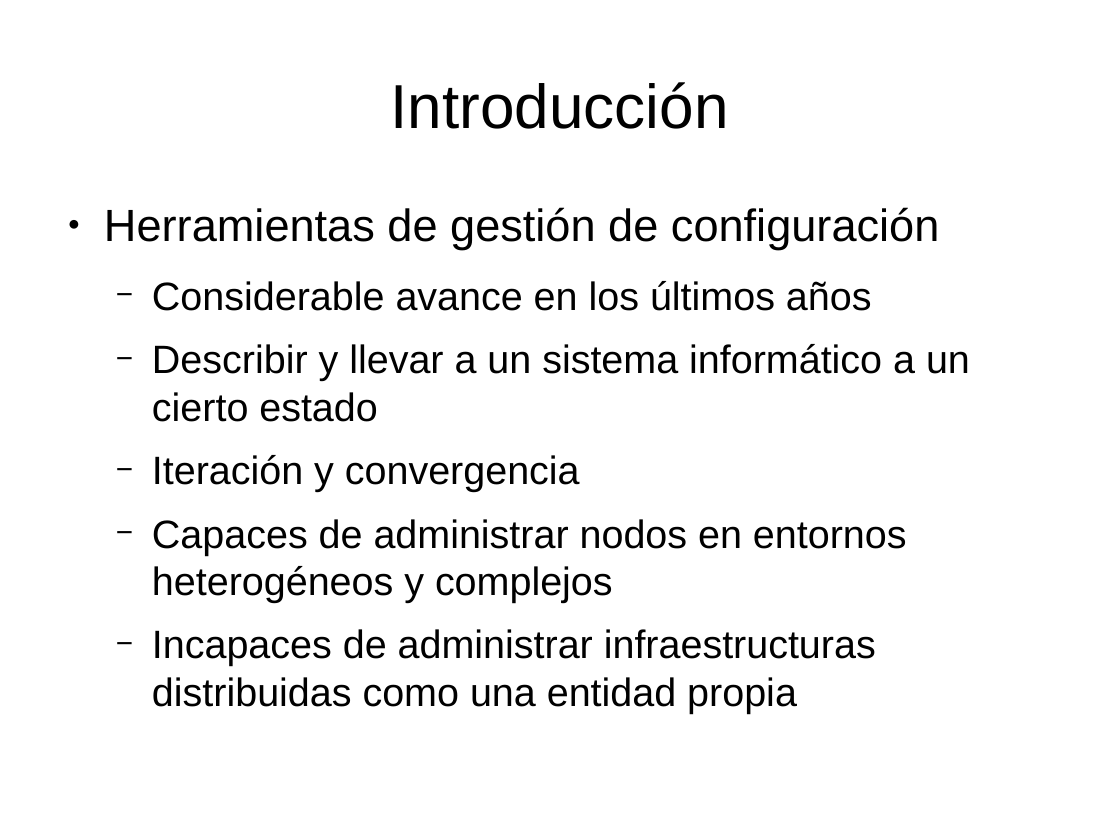
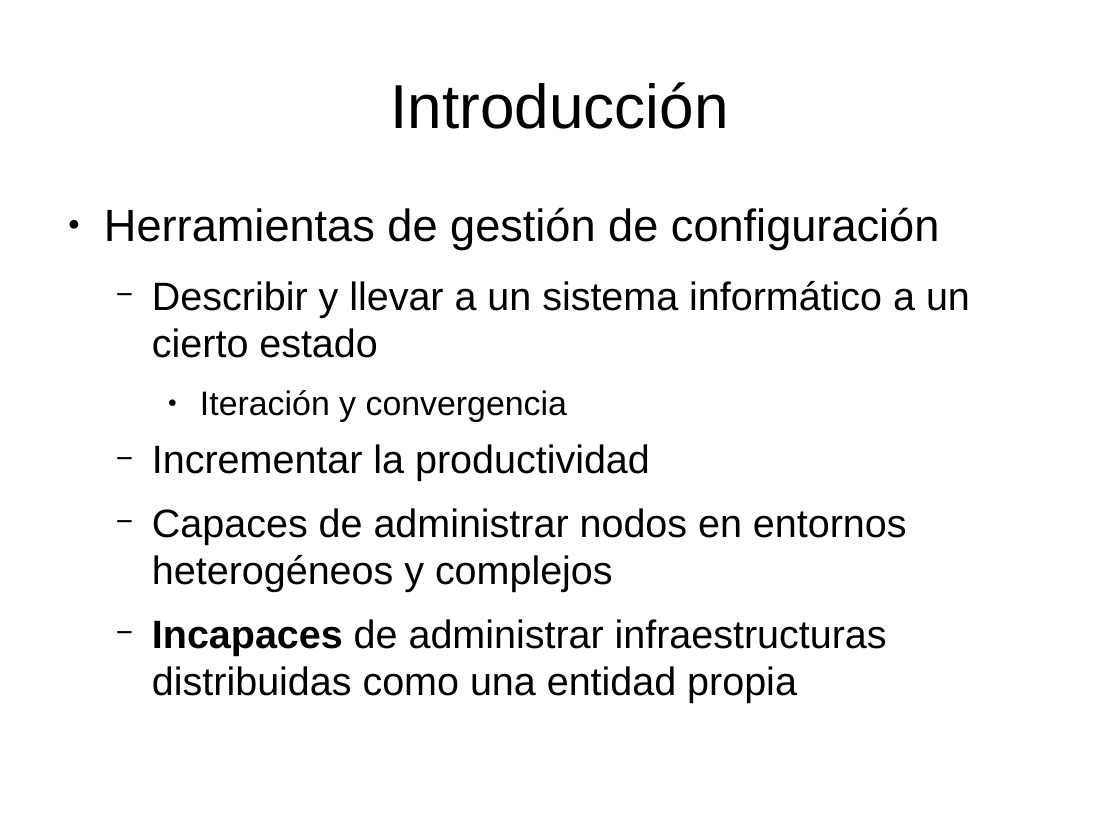
Before and after one commit to dcere/pfc, a slide deck: slide 3 of adm/presentacion/presentacion.odp. Drawn at 1120x840 pixels with LibreOffice and Linux fonts; fonts in the diff are those of the drawing. Boxes give left, top, right and bottom in pixels: in the first picture for what was removed or moved away, otherwise in the second. Text is boxed around its words. In the diff, an @@ line names an element or a change of style, - is before the commit and + after.

```diff
--- a/adm/presentacion/presentacion.odp
+++ b/adm/presentacion/presentacion.odp
@@ text at (152,281,872,311): paragraph removed @@
-  − Considerable avance en los últimos años
@@ text at (152,390,887,703): size 28 to 24 pt in "Iteración y convergencia"; bold on in "Incapaces"; bullet − to ●; list level 2 to 3 in "Iteración y convergencia" @@
@@ text at (152,444,650,481): paragraph added @@
+  − Incrementar la productividad
```
Also in this commit, not shown: 7 other slides changed, 7 slides added, 5 slides removed, 1 other file.
